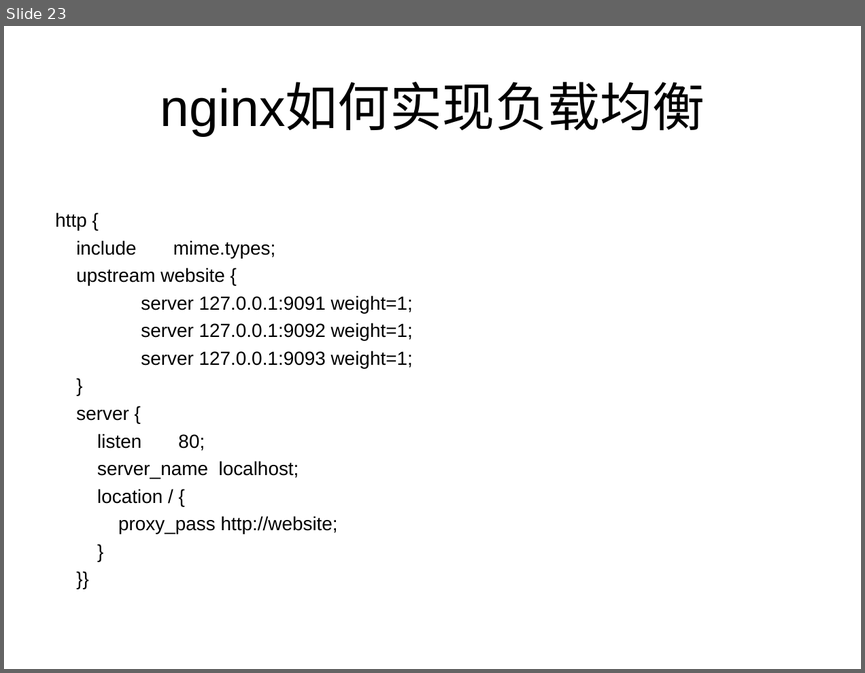
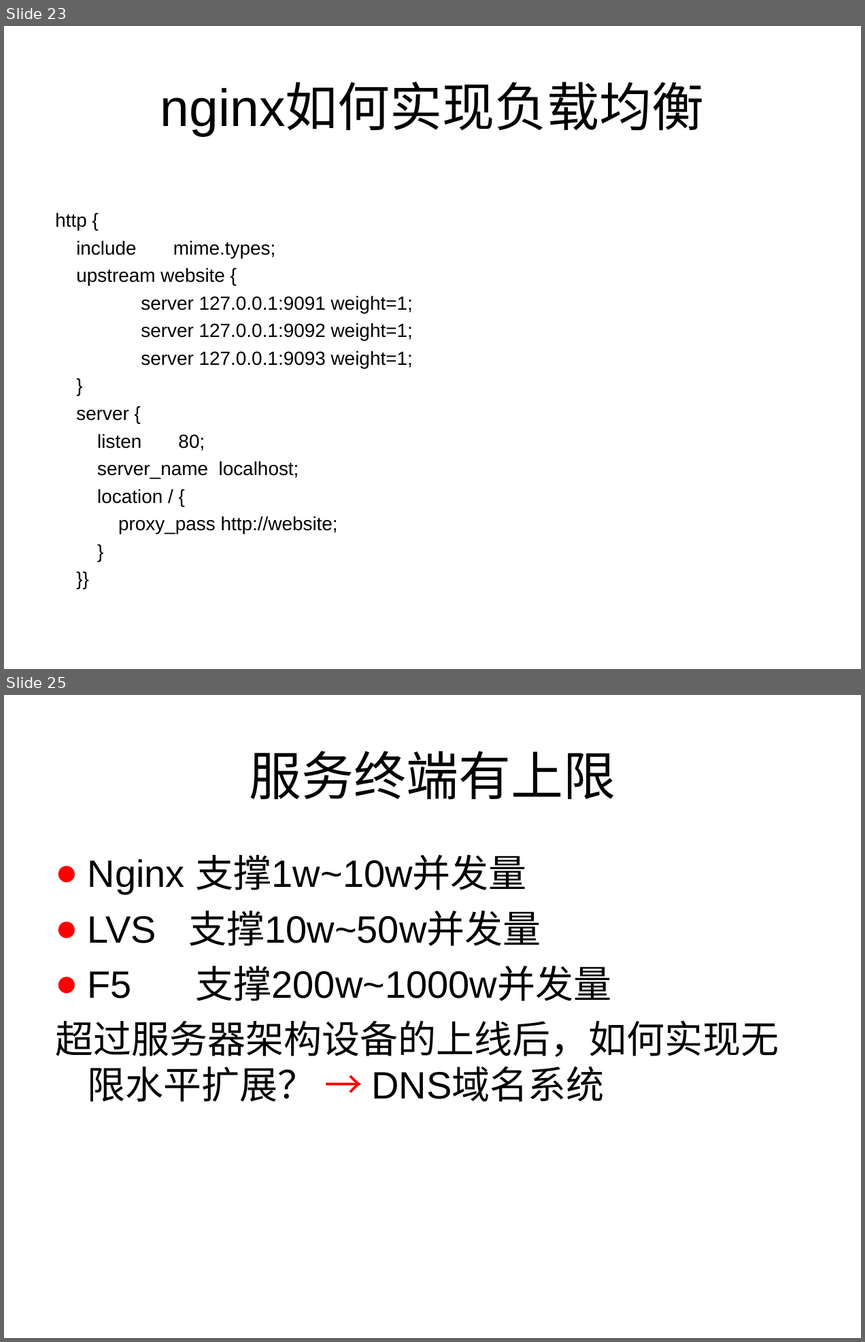
Before and after one commit to Alan055/node-koa, a slide deck: Alan-node解读.ppt. Shown one above the other, each under a label of ours: slide 23 before the commit, slides 23 and 25 after it; the slides between them are not shown. The pictures are 865x673 and 865x1342 pixels, drawn with LibreOffice and Linux fonts; fonts in the diff are those of the drawing. Boxes give left, top, right and bottom in pixels: in the first picture for what was removed or moved away, otherwise in the second. Text is boxed around its words. In the diff, an @@ line names an element or a change of style, - is before the commit and + after.

```diff
--- a/Alan-node解读.ppt
+++ b/Alan-node解读.ppt
@@ slide 25 added at [4, 695, 861, 1338], background #FFFFFF @@
@@ title added at [249, 751, 615, 800], 44 pt, text #000000 @@
+服务终端有上限
@@ text added at [55, 855, 779, 1102], 32 pt, text #000000 @@
+● Nginx 支撑1w~10w并发量
+● LVS 支撑10w~50w并发量
+● F5 支撑200w~1000w并发量
+超过服务器架构设备的上线后，如何实现无限水平扩展？ → DNS域名系统
```
Also in this commit, not shown: 2 slides changed, 1 other slide added, 2 other files.
